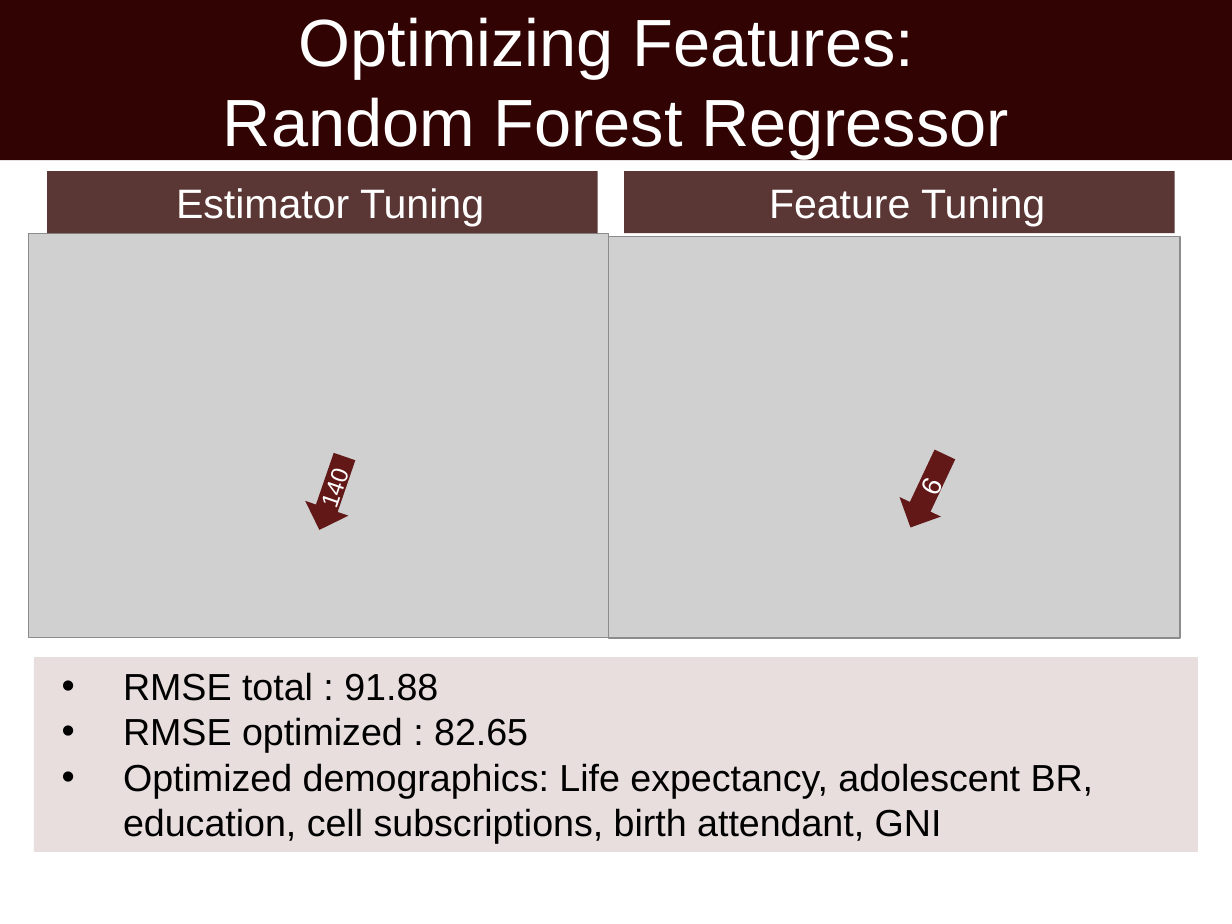
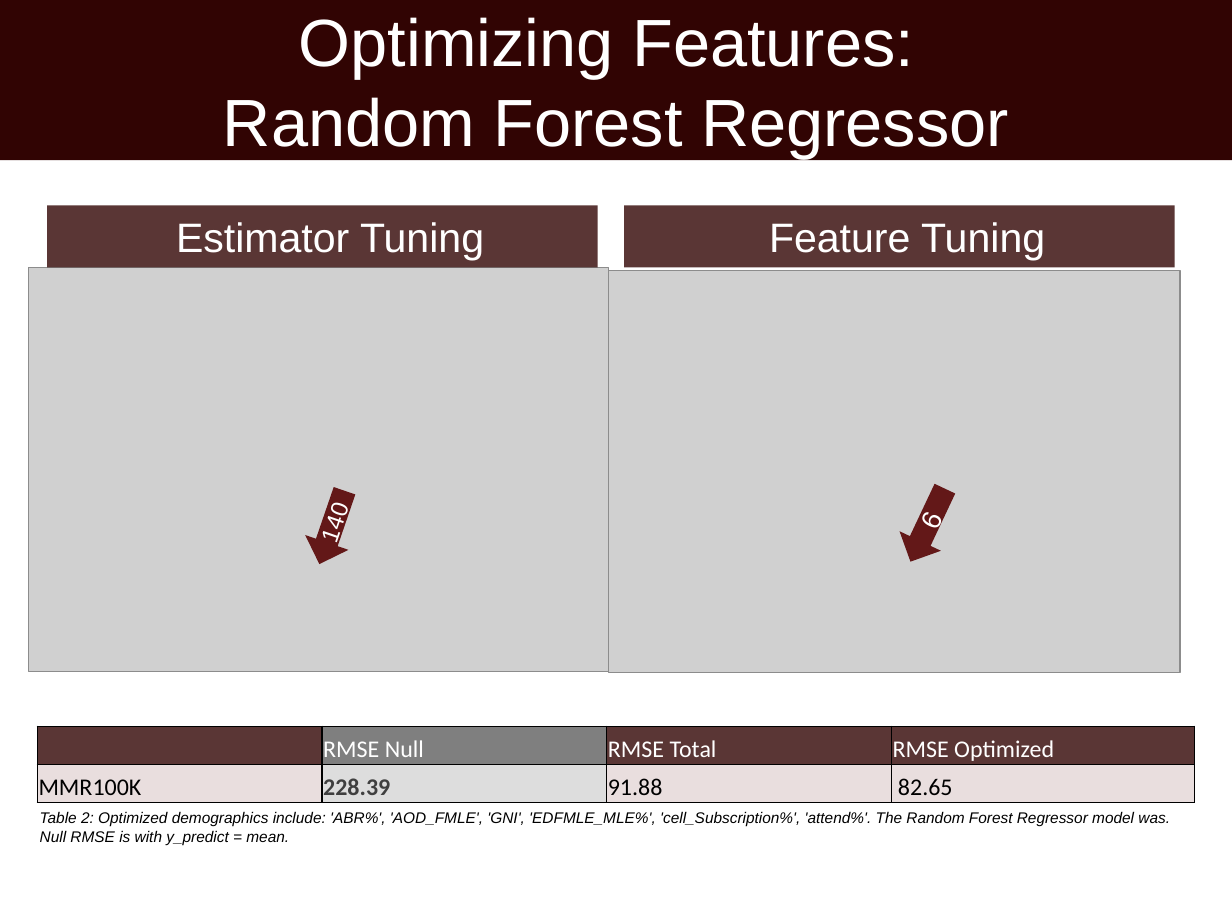
Before and after one commit to minire/GADataScience, a slide deck: slide 6 of project/Final Presentation 112916.pptx. Drawn at 1232x924 pixels with LibreOffice and Linux fonts; fonts in the diff are those of the drawing; grey boxes stand for pictures. Boxes give left, top, right and bottom in pixels: in the first picture for what was removed or moved away, otherwise in the second. Text is boxed around its words. In the diff, an @@ line names an element or a change of style, - is before the commit and + after.

```diff
--- a/project/Final Presentation 112916.pptx
+++ b/project/Final Presentation 112916.pptx
@@ 2 pictures, 2 rectangles, 2 right arrows: place and size @@
-2 pictures, 2 rectangles, 2 right arrows at (28, 171, 1180, 638)
+2 pictures, 2 rectangles, 2 right arrows at (28, 206, 1180, 673)
@@ rectangle removed at (34, 657, 1199, 851) @@
-• RMSE total : 91.88
-• RMSE optimized : 82.65
-• Optimized demographics: Life expectancy, adolescent BR, education, cell subscriptions, birth attendant, GNI
@@ table added at (37, 726, 1194, 802), 2 rows, 4 columns @@
+ | RMSE Null | RMSE Total | RMSE Optimized
+MMR100K | 228.39 | 91.88 | 82.65
@@ rectangle added at (27, 802, 1189, 851), fill #FFFFFF, 9 pt, text #000000, italic @@
+Table 2: Optimized demographics include: 'ABR%', 'AOD_FMLE', 'GNI', 'EDFMLE_MLE%', 'cell_Subscription%', 'attend%'. The Random Forest Regressor model was. Null RMSE is with y_predict = mean.
```
Also in this commit, not shown: 5 other slides changed, 2 other files.
